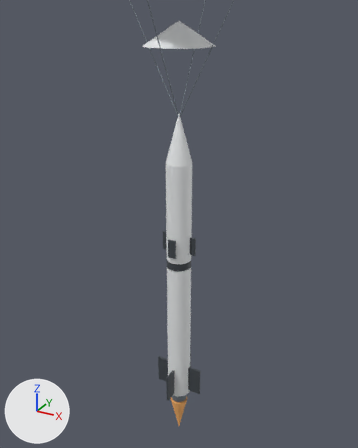
What one commit did to the glTF model backend/assets/models/vehicle.glb.
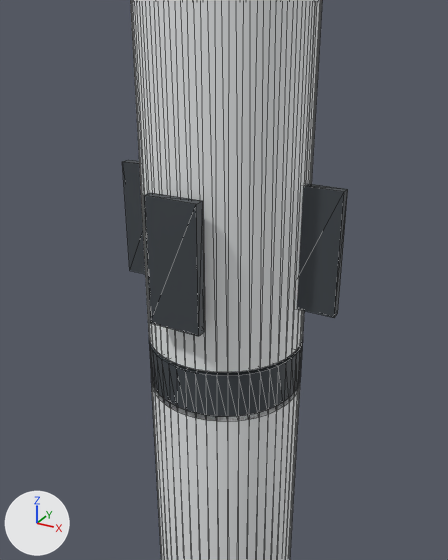
Each version appears first whole from a 50 mm camera at (4.83, -8.78, 9.47) aimed at (-0.08, 0.15, 5.0), and next in a close-up from a 50 mm camera at (0.96, -1.77, 5.31) aimed at (0.02, -0.06, 4.46). The lights are fixed; the arrows at lower left show +X, +Y and +Z. The last two pictures show the newer version. The close-ups show mesh edges as thin lines. Where no turn or scale is listed for an object, it has been applied to the vertices.

Names of what the first close-up shows: 'airbrake-panel-0', 'airbrake-panel-1', 'airbrake-panel-2', 'booster', 'interstage', 'sustainer'.
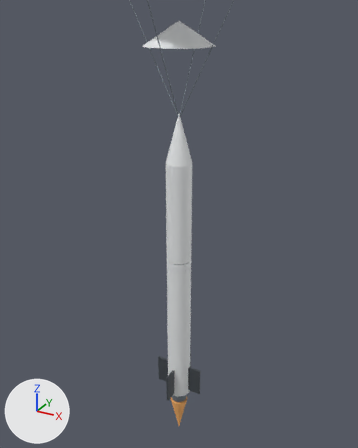
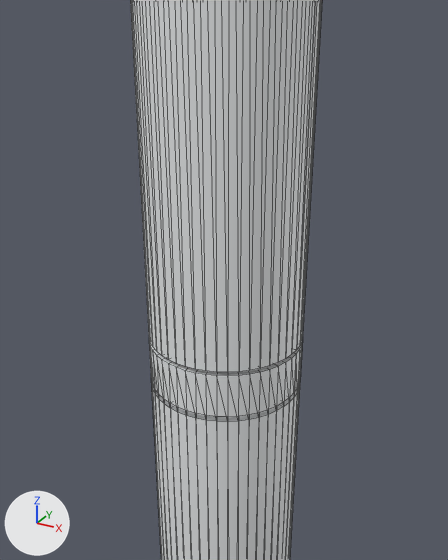
Pixel boxes [x1, y1, x2, y2] of what changed, in the close-ups (448 x 560 px):
'airbrake-panel-1', deleted
    before: [143, 193, 205, 336]
'interstage', reshaped
    both: [149, 339, 302, 422]
'airbrake-panel-0', deleted
    before: [297, 184, 348, 318]
'airbrake-panel-2', deleted
    before: [123, 160, 146, 274]

The change, as a list of edits to the scene's bpy script:
```text
Change ob_interstage:
    ob_interstage: bpy.data.objects.new('interstage', me_cylinder_003) -> bpy.data.objects.new('interstage', me_cylinder)
Remove ob_airbrake_panel_0:
    ob_airbrake_panel_0 = bpy.data.objects.new('airbrake-panel-0', me_box)
    ob_airbrake_panel_0.parent = ob_airbrake_pivot_0
    ob_airbrake_panel_0.location = (0.0, 0.0, 0.0)
    ob_airbrake_panel_0.scale = (0.18, 0.035, 0.42)
Remove ob_airbrake_panel_1:
    ob_airbrake_panel_1 = bpy.data.objects.new('airbrake-panel-1', me_box)
    ob_airbrake_panel_1.parent = ob_airbrake_pivot_1
    ob_airbrake_panel_1.location = (0.0, 0.0, 0.0)
    ob_airbrake_panel_1.scale = (0.18, 0.035, 0.42)
Remove ob_airbrake_panel_2:
    ob_airbrake_panel_2 = bpy.data.objects.new('airbrake-panel-2', me_box)
    ob_airbrake_panel_2.parent = ob_airbrake_pivot_2
    ob_airbrake_panel_2.location = (0.0, 0.0, 0.0)
    ob_airbrake_panel_2.scale = (0.18, 0.035, 0.42)
```
